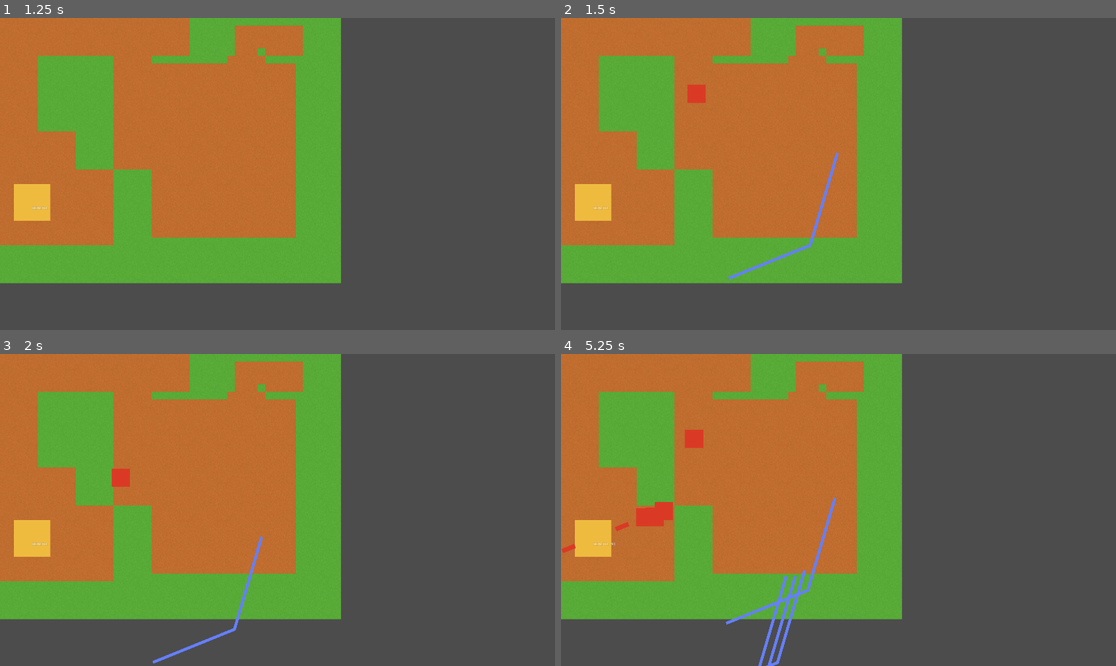
Above: before the commit, frames 1-4 (two rows, left to right).
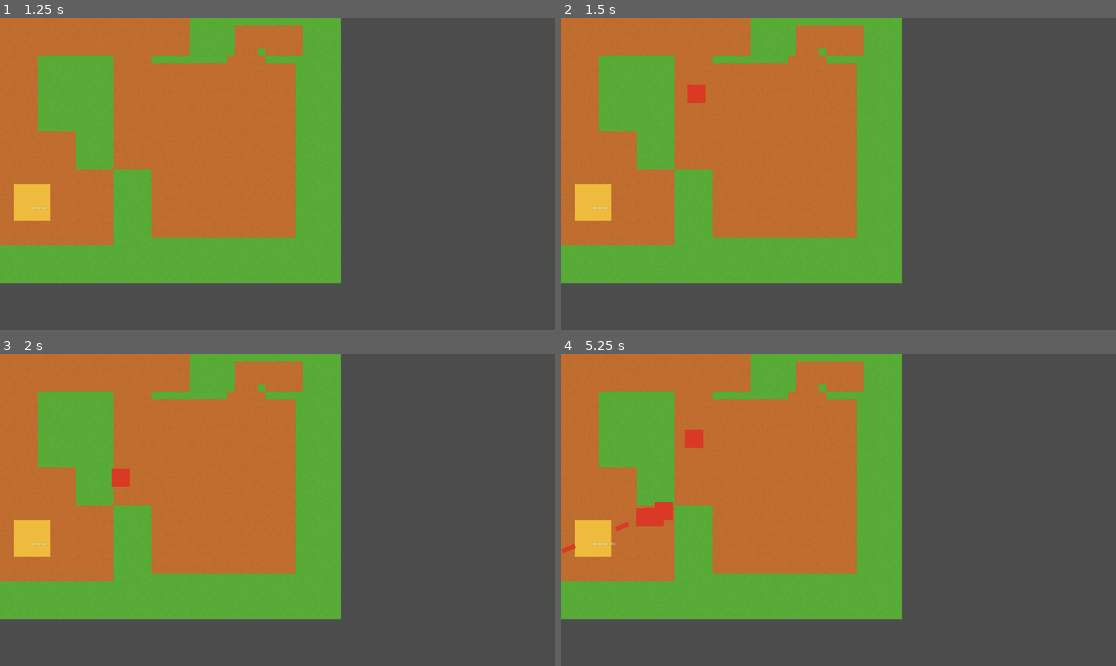
Above: after the commit, the same moments.

Repository: quantum-defence/quantum-defence
Game: Godot game, scene res://src/map/Map.tscn
Two runs of this game, one before a commit and one after it. Both use one fixed random seed, a clock stepped at 60 frames per second and the inputs below.
Inputs:
- Up to frame 1 (1.25 s): tap Enter at 0.5 s
- Up to frame 2 (1.5 s): tap Space at 1.25 s
- Up to frame 3 (2 s): no input
- Up to frame 4 (5.25 s): tap Enter at 5 s

Frame 1 is identical in both runs. In frame 2, 0.3% of the frame differs, in the area x 30-51%, y 43-84%; in frame 3, 0.3%; in frame 4, 0.8%, in the area x 29-50%, y 46-100%.
Error after the commit: Invalid set index 'points' (on base: 'null instance') with value of type 'PoolVector2Array'. (res://src/enemy/Enemy.gd:66)

Commit message:
Remove debugging lines from enemy and map

Diff:
--- a/game/src/enemy/Enemy.tscn
+++ b/game/src/enemy/Enemy.tscn
@@ -12,14 +12,14 @@
 
 [sub_resource type="SpriteFrames" id=3]
 animations = [ {
+"frames": [ ExtResource( 3 ) ],
+"loop": true,
+"name": "dead",
+"speed": 5.0
+}, {
 "frames": [ ExtResource( 1 ) ],
 "loop": true,
 "name": "alive",
-"speed": 5.0
-}, {
-"frames": [ ExtResource( 3 ) ],
-"loop": true,
-"name": "dead",
 "speed": 5.0
 } ]
 
@@ -43,6 +43,4 @@
 frames = SubResource( 3 )
 animation = "alive"
 
-[node name="Line2D" type="Line2D" parent="."]
-
 [connection signal="area_entered" from="Range" to="." method="_on_Range_area_entered"]
--- a/game/src/map/Map.tscn
+++ b/game/src/map/Map.tscn
@@ -379,5 +379,3 @@
 
 [node name="Home" parent="." instance=ExtResource( 2 )]
 position = Vector2( 110.948, 638.687 )
-
-[node name="Line2D" type="Line2D" parent="."]
Not shown: 19 places in game/src/map/Map.tscn that only renumber resources
